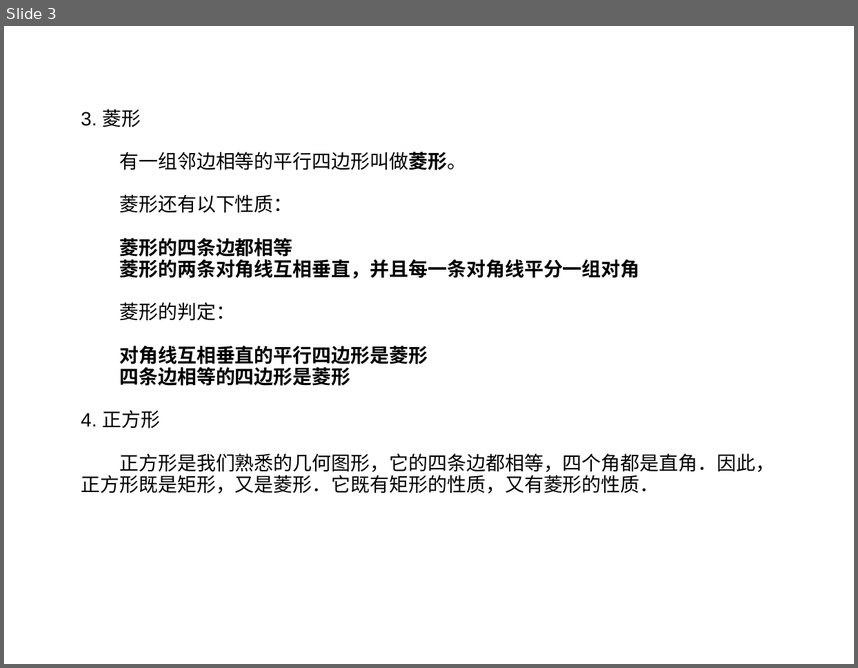
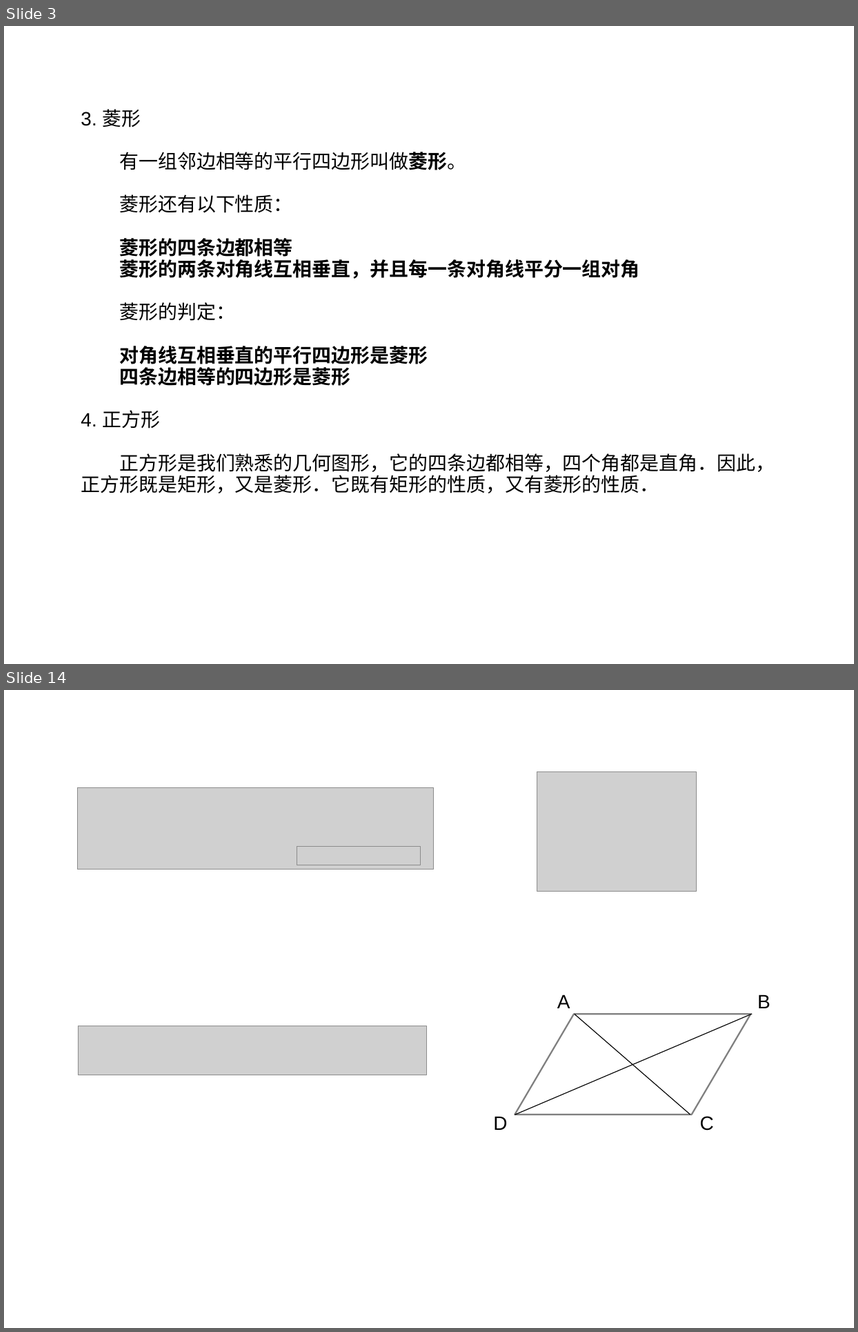
Before and after one commit to ericzhang/english-math, a slide deck: math/grade-8-下/8下数学人教版-unit-18-平行四边形.ppt. Shown one above the other, each under a label of ours: slide 3 before the commit, slides 3 and 14 after it; the slides between them are not shown. The pictures are 858x668 and 858x1332 pixels, drawn with LibreOffice and Linux fonts; fonts in the diff are those of the drawing; grey boxes stand for pictures. Boxes give left, top, right and bottom in pixels: in the first picture for what was removed or moved away, otherwise in the second. Text is boxed around its words. In the diff, an @@ line names an element or a change of style, - is before the commit and + after.

```diff
--- a/math/grade-8-下/8下数学人教版-unit-18-平行四边形.ppt
+++ b/math/grade-8-下/8下数学人教版-unit-18-平行四边形.ppt
@@ slide 14 added at <box>4,690,854,1328</box>, background #FFFFFF @@
@@ picture added at <box>537,772,696,891</box> @@
@@ picture added at <box>77,788,433,869</box> @@
@@ picture added at <box>297,847,421,865</box> @@
@@ text added at <box>557,994,570,1008</box>, 18 pt, text #000000 @@
+A
@@ text added at <box>757,994,771,1008</box>, 18 pt, text #000000 @@
+B
@@ parallelogram added at <box>515,1014,751,1114</box>, fill #FFFFFF, outline #808080 1.45 pt @@
@@ line added from (515, 1114) to (752, 1014), #000000 0.74 pt @@
@@ line added from (575, 1014) to (691, 1114), #000000 0.74 pt @@
@@ picture added at <box>78,1025,427,1075</box> @@
@@ text added at <box>493,1116,507,1130</box>, 18 pt, text #000000 @@
+D
@@ text added at <box>700,1116,714,1130</box>, 18 pt, text #000000 @@
+C
```
Also in this commit, not shown: 10 other slides added, 30 other files.
